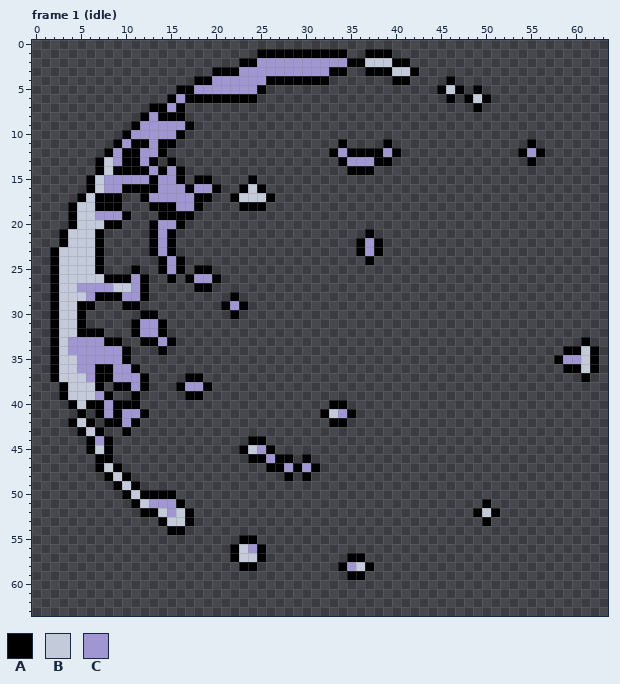
A pixel-art file gets an edit: packages/game-client/src/assets/fx{m}/summon-neutral.aseprite. Above is the file before it was changed.
64x64 pixels, 12 frames. Shown: frame 1 (idle). The commit also changed other frames, which this record leaves out.
Palette (. is transparent): A #000000  B #c3cbdb  C #a096d1
Pixels before, frame 1 (idle), first column x 2:
 1 .......................AAAAAAAAAA..AAA.......................
 2 .....................AACCCCCCCCCCAABBBAA.....................
 3 ..................AAACCCCCCCCCCAA..AAABBA....................
 4 ................AACCCCCCAAAAAAA.......AA....A................
 5 ..............AACCCCCCCA...................ABA.A.............
 6 .............ACAAAAAAAA.....................A.ABA............
 7 ...........AACA................................A.............
 8 ..........ACAAA..............................................
 9 .........ACCCCCA.............................................
10 ........ACCCCCA..............................................
11 .......ACAACAA..................A....A...............A.......
12 ......ACAACCA..................ACAAAACA.............ACA......
13 .....ABCAACA.A..................ACCCAA...............A.......
14 .....ABAAAACACA..................AAA.........................
15 ....ABCCCCCACCA.AA....A......................................
16 ....ABCCAAAACCCACCA..ABA.....................................
17 ...ABAAA..ACCCCCAA..ABBBA....................................
18 ..ABBAAA...AAACCA....AAA.....................................
19 ..ABBCCCA...AAAA.............................................
20 ..ABBBAA...ACCA..............................................
21 .ABBBA.....ACA.....................A.........................
22 .ABBBA.....ACA....................ACA........................
23 ABBBBA.....ACA....................ACA........................
24 ABBBBA......ACA....................A.........................
25 ABBBBA...A..ACA.AA...........................................
26 ABBBBBAAACA..A.ACCA..........................................
27 ABBCCCCBBCA.....AA...........................................
28 ABBBCAAACCA.........A........................................
29 ABBAA...AA.........ACA.......................................
30 ABBA......AA........A........................................
31 ABBA.....ACCA................................................
32 ABBAAA...ACCA................................................
33 ABCCCCAA..AACA.............................................A.
34 ABCCCCCCA...A............................................AABA
35 ABBCCCCCA...............................................ACCBA
36 ABBCCAACCA...............................................AABA
37 ABBBCAACCCA....AA..........................................A.
38 .ABBBA.AACA...ACCA...........................................
39 .ABBBCA..A.....AA............................................
40 ..ABAACAAA.....................AA............................
41 ...A.ACACCA...................ABCA...........................
42 ..ABA.AACA.....................AA............................
43 ...ABA..A....................................................
44 ....ACA...............AA.....................................
45 ....ABA..............ABCA....................................
46 .....AA...............AACAA.A................................
47 .....ABA................AACACA...............................
48 ......ABA.................A.A................................
49 .......ABA...................................................
50 ........ABAAAA...............................................
51 .........ABCCCA.................................A............
52 ..........AABCBA...............................ABA...........
53 ............ABBA................................A............
54 .............AA..............................................
55 .....................AA......................................
56 ....................ABCA.....................................
57 ....................ABBA.........AA..........................
58 .....................AA.........ACBA.........................
59 .................................AA..........................
After:
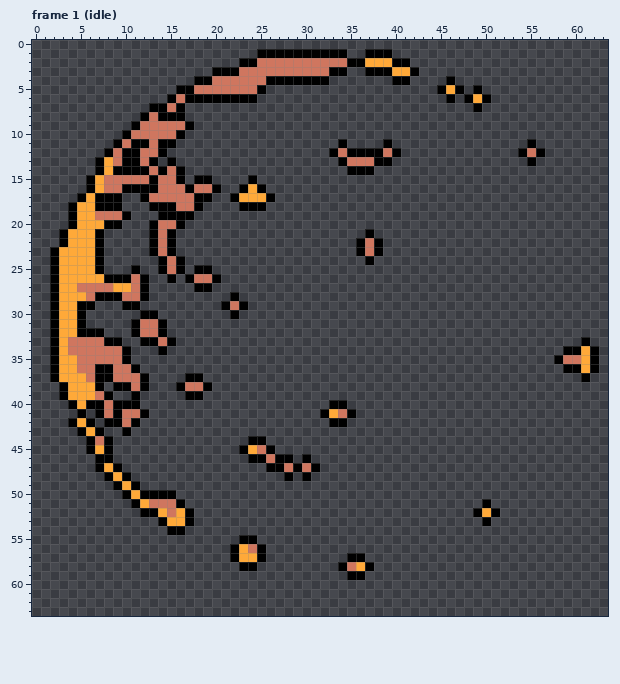
Commit: recolored summon bubble
Diff:
Colour B changes from #c3cbdb to #ffa939.
Colour C changes from #a096d1 to #cf765f.
Pixel boxes of the changes (left, top, right, bottom) in both pictures:
changed: (59, 58, 410, 526)
changed: (446, 85, 482, 103)
changed: (527, 148, 536, 157)
changed: (563, 346, 590, 373)
changed: (482, 508, 491, 517)
changed: (239, 544, 257, 562)
changed: (347, 562, 365, 571)
